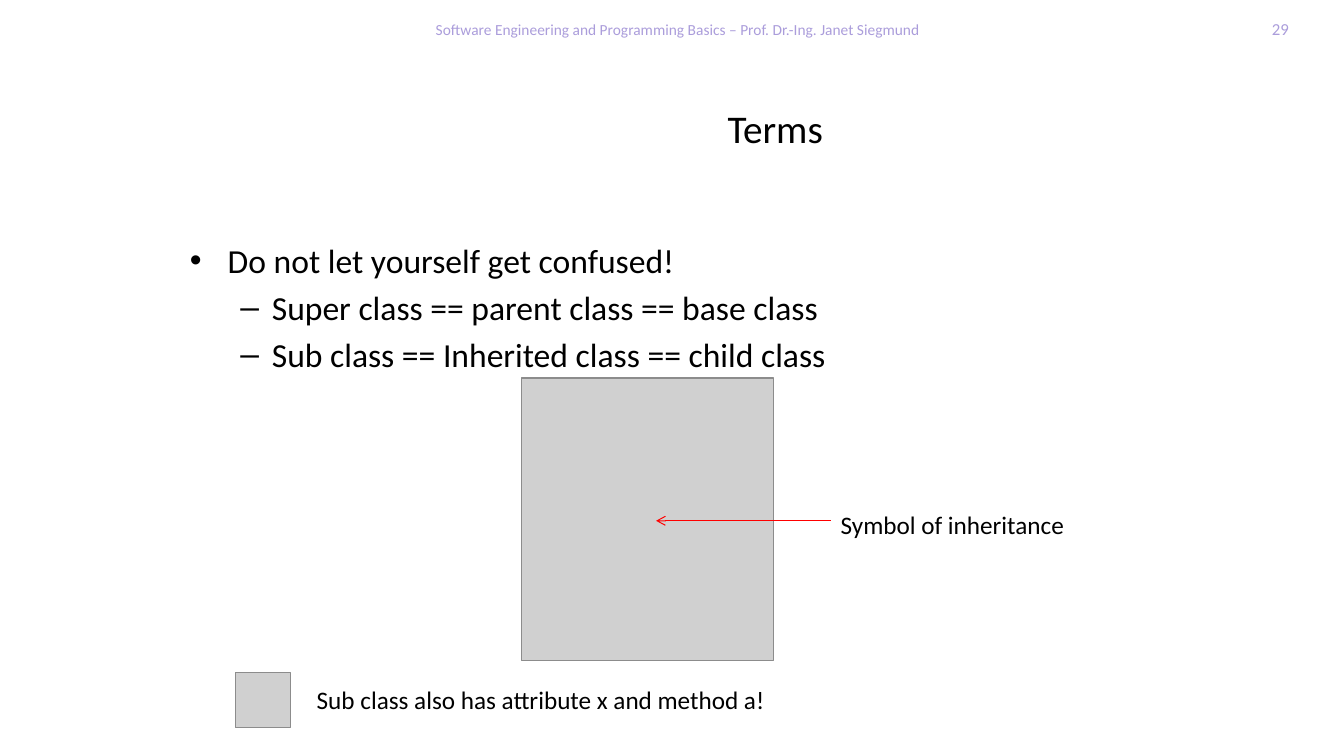
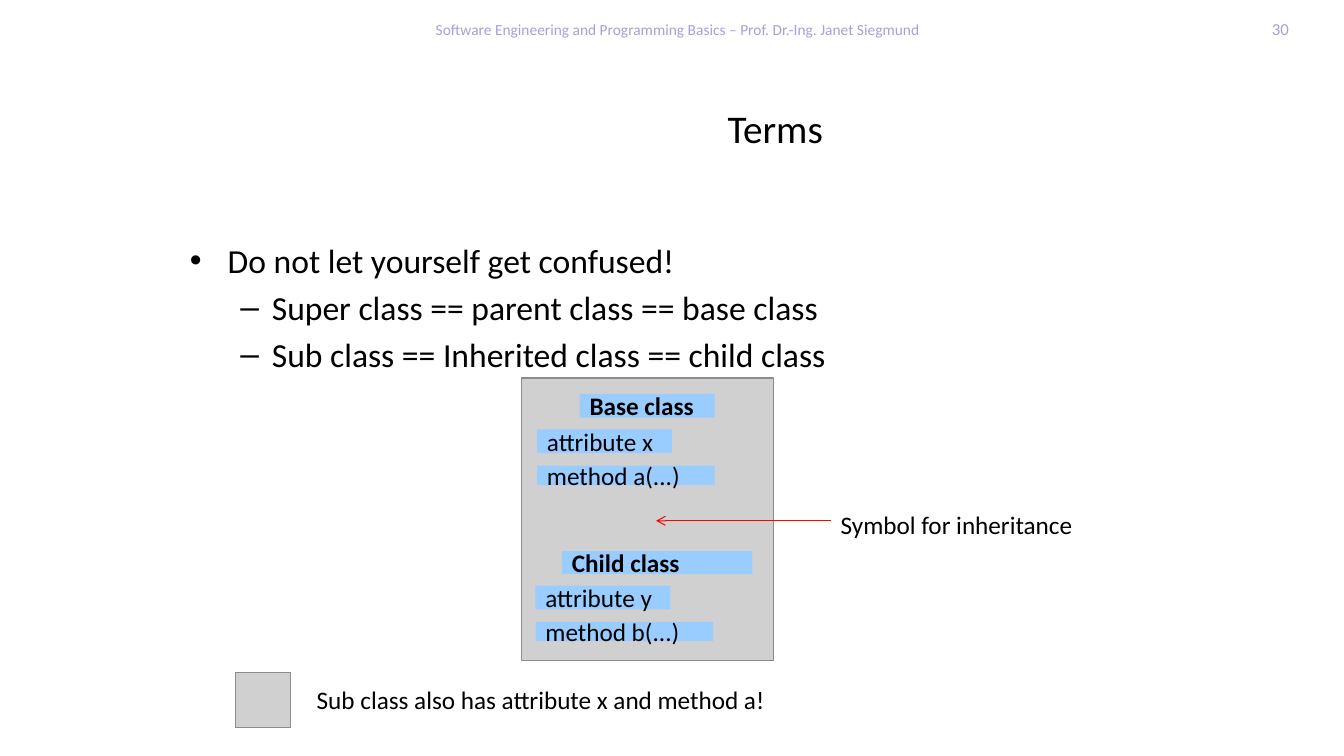
Before and after one commit to feigensp/lehre, a slide deck: slide 30 of se_prog/slides/09_Polymorphism.pptx (slide 29 before the commit). Drawn at 1344x756 pixels with LibreOffice and Linux fonts; fonts in the diff are those of the drawing; grey boxes stand for pictures; background and template pictures are left out. Boxes give left, top, right and bottom in pixels: in the first picture for what was removed or moved away, otherwise in the second. Text is boxed around its words. In the diff, an @@ line names an element or a change of style, - is before the commit and + after.

```diff
--- a/se_prog/slides/09_Polymorphism.pptx
+++ b/se_prog/slides/09_Polymorphism.pptx
@@ page number at [1272,24,1289,35]: text changed @@
-29
+30
@@ rectangle added at [580,394,715,418], fill #99CCFF, 18 pt, text #000000, bold @@
+Base class
@@ rectangle added at [537,430,673,454], fill #99CCFF, 18 pt, text #000000 @@
+attribute x
@@ rectangle added at [537,466,715,485], fill #99CCFF, 18 pt, text #000000 @@
+method a(...)
@@ text at [841,516,1072,538]: text changed @@
-Symbol of inheritance
+Symbol for inheritance
@@ rectangle added at [563,552,753,575], fill #99CCFF, 18 pt, text #000000, bold @@
+Child class
@@ rectangle added at [535,586,670,610], fill #99CCFF, 18 pt, text #000000 @@
+attribute y
@@ rectangle added at [535,622,713,641], fill #99CCFF, 18 pt, text #000000 @@
+method b(...)
```
Also in this commit, not shown: 15 other slides changed, 1 slide added, 3 other files.
